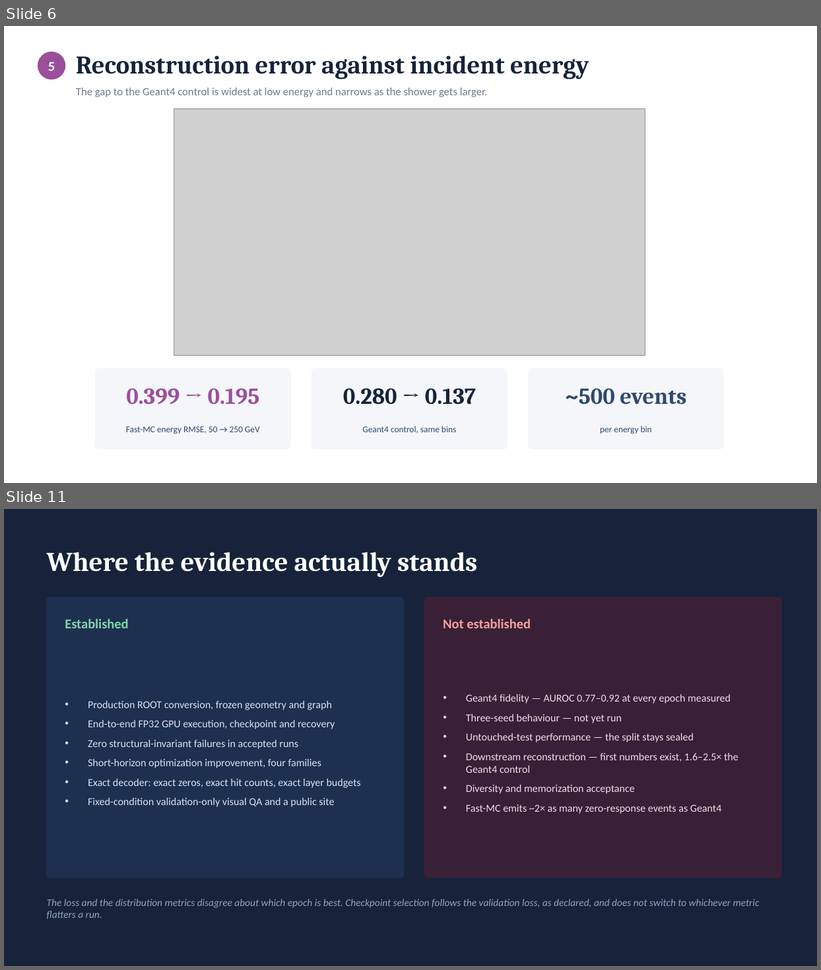
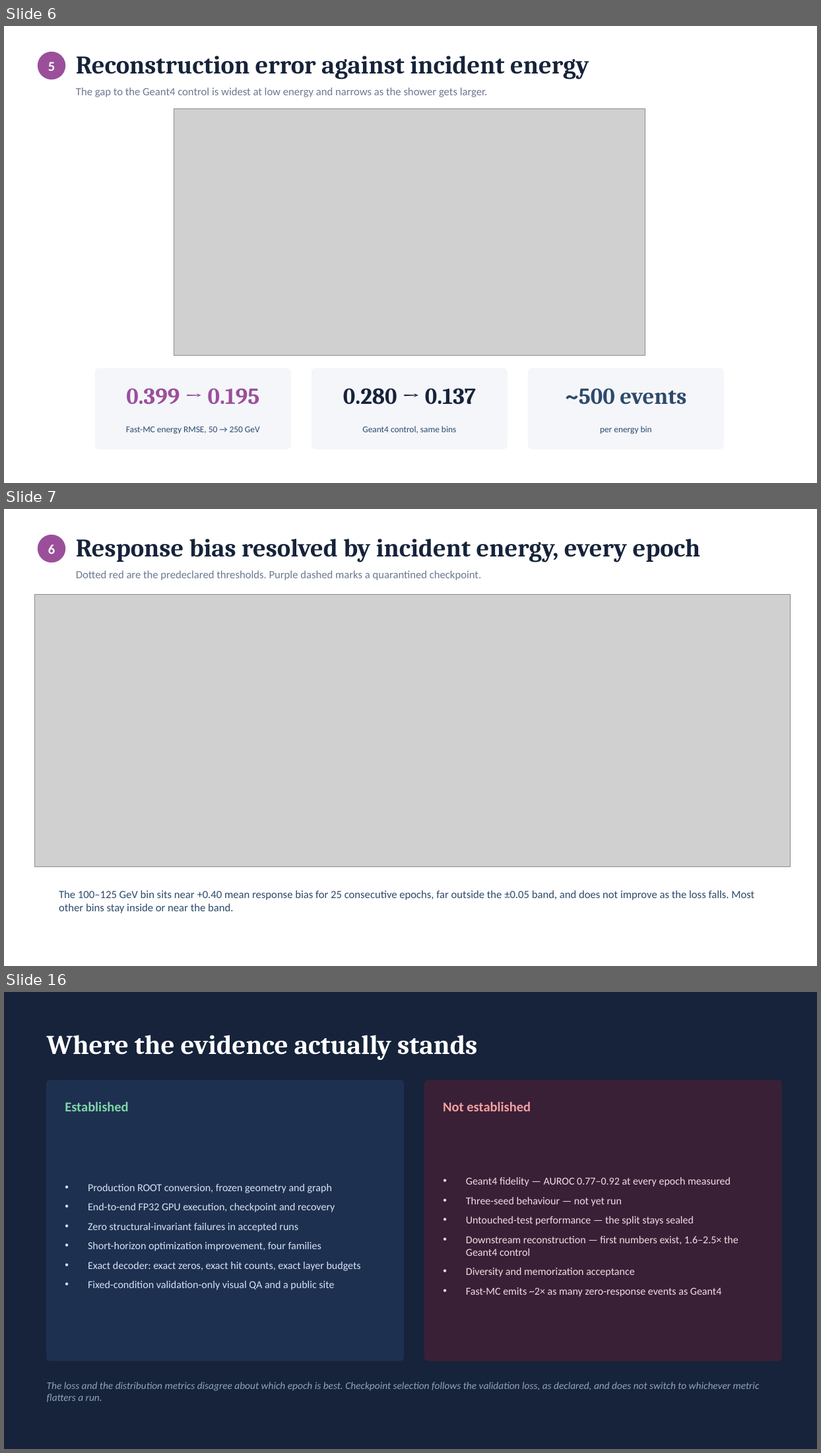
Before and after one commit to JulianAttemptsCoding/Fast-MC-CBSC, a slide deck: exhibition/current/presentations/CBSC_ZDC_status_update_20260805.pptx. Shown one above the other, each under a label of ours: slides 6 and 11 before the commit, slides 6, 7 and 16 after it; the slides between them are not shown. The pictures are 821x970 and 821x1453 pixels, drawn with LibreOffice and Linux fonts; fonts in the diff are those of the drawing; grey boxes stand for pictures. Boxes give left, top, right and bottom in pixels: in the first picture for what was removed or moved away, otherwise in the second. Text is boxed around its words. In the diff, an @@ line names an element or a change of style, - is before the commit and + after.

```diff
--- a/exhibition/current/presentations/CBSC_ZDC_status_update_20260805.pptx
+++ b/exhibition/current/presentations/CBSC_ZDC_status_update_20260805.pptx
@@ slide 7 added at [4,509,817,966], background #FFFFFF @@
@@ ellipse added at [38,535,65,562], fill #9B4F9B @@
@@ text added at [48,545,55,554], 16 pt, text #FFFFFF, bold @@
+6
@@ text added at [76,539,701,562], 30 pt, text #16233A, bold @@
+Response bias resolved by incident energy, every epoch
@@ text added at [76,570,481,580], 13 pt, text #6B7A90 @@
+Dotted red are the predeclared thresholds. Purple dashed marks a quarantined checkpoint.
@@ picture added at [34,594,791,867] @@
@@ text added at [59,890,754,914], 13 pt, text #2E4A6B @@
+The 100–125 GeV bin sits near +0.40 mean response bias for 25 consecutive epochs, far outside the ±0.05 band, and does not improve as the loss falls. Most other bins stay inside or near the band.
@@ what was slide 11 is now slide 16 @@
```
Also in this commit, not shown: 4 slides changed, 4 other slides added, 5 other files.
